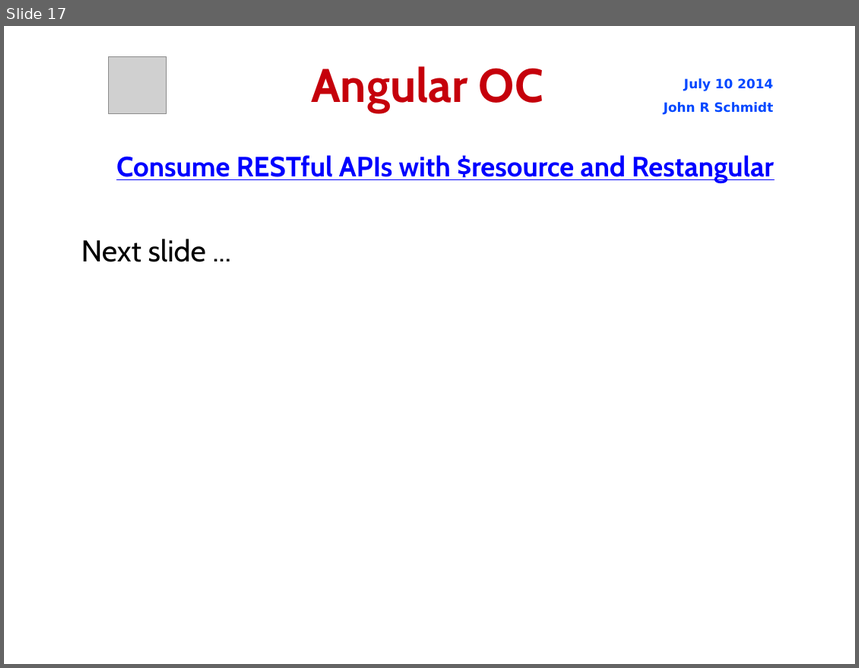
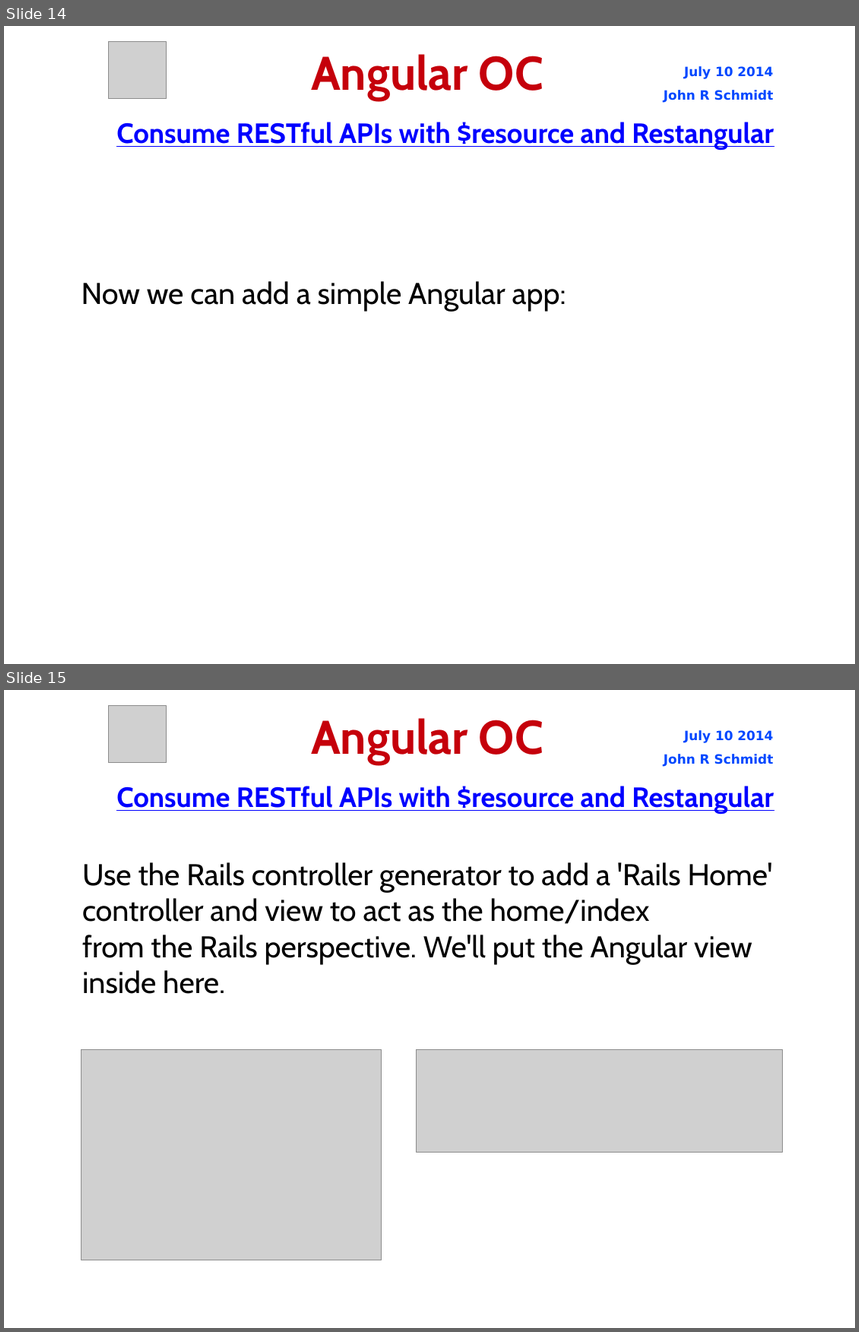
Before and after one commit to jrschmidt/fifa-angular-rest-demo, a slide deck: fifa.odp. Shown one above the other, each under a label of ours: slide 17 before the commit, slides 14 and 15 after it. The pictures are 859x668 and 859x1332 pixels, drawn with LibreOffice and Linux fonts; fonts in the diff are those of the drawing; grey boxes stand for pictures; background and template pictures are left out. Boxes give left, top, right and bottom in pixels: in the first picture for what was removed or moved away, otherwise in the second. Text is boxed around its words. In the diff, an @@ line names an element or a change of style, - is before the commit and + after.

Commit message:
create a 'rails_home' controller and view to be the Rails homepage

```diff
--- a/fifa.odp
+++ b/fifa.odp
@@ slide 15 added at (x1=4, y1=690, x2=855, y2=1328), background picture (left out) @@
@@ picture added at (x1=108, y1=705, x2=166, y2=763) @@
@@ title added at (x1=311, y1=718, x2=544, y2=764), 44 pt, text #C5000B, bold @@
+Angular OC
@@ text added at (x1=664, y1=730, x2=774, y2=767), 12 pt, text #0047FF, bold @@
+July 10 2014
+John R Schmidt
@@ text added at (x1=116, y1=786, x2=774, y2=814), 26 pt, text #0000FF, bold, underline @@
+Consume RESTful APIs with $resource and Restangular
@@ subtitle added at (x1=82, y1=863, x2=773, y2=994), 28 pt, text #000000 @@
+Use the Rails controller generator to add a 'Rails Home' controller and view to act as the home/index
+from the Rails perspective. We'll put the Angular view
+inside here.
@@ picture added at (x1=82, y1=1050, x2=382, y2=1261) @@
@@ picture added at (x1=417, y1=1050, x2=783, y2=1153) @@
@@ what was slide 17 is now slide 14 @@
@@ slide 14 changed as well @@
@@ picture moved from (x1=108, y1=57, x2=166, y2=114) to (x1=108, y1=41, x2=166, y2=99) @@
@@ title "Angular OC" moved from (x1=311, y1=66, x2=544, y2=112) to (x1=311, y1=54, x2=544, y2=100) @@
@@ text "July 10 2014" moved from (x1=664, y1=78, x2=774, y2=115) to (x1=664, y1=66, x2=774, y2=103) @@
@@ text "Consume RESTful APIs with $resource ..." moved from (x1=116, y1=155, x2=774, y2=183) to (x1=116, y1=122, x2=774, y2=150) @@
@@ subtitle removed at (x1=82, y1=239, x2=206, y2=262) @@
-Next slide ...
@@ subtitle added at (x1=82, y1=281, x2=566, y2=311), 28 pt, text #000000 @@
+Now we can add a simple Angular app:
```
Also in this commit, not shown: 16 other slides changed, 2 other slides added, 12 other files.
